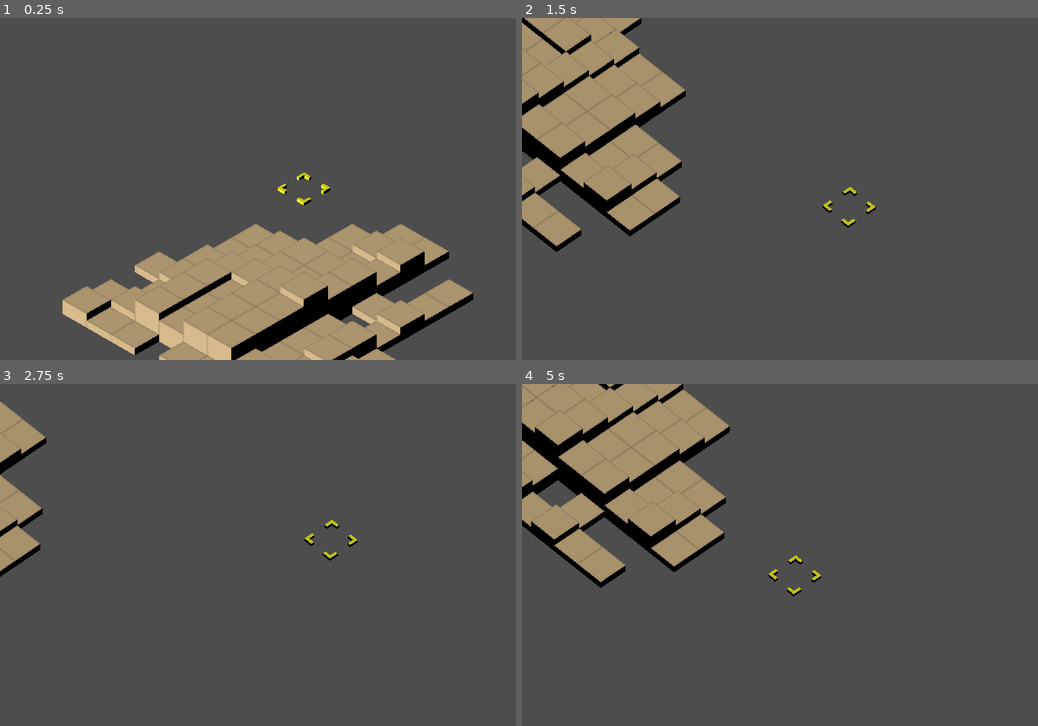
Above: before the commit, frames 1-4 (two rows, left to right).
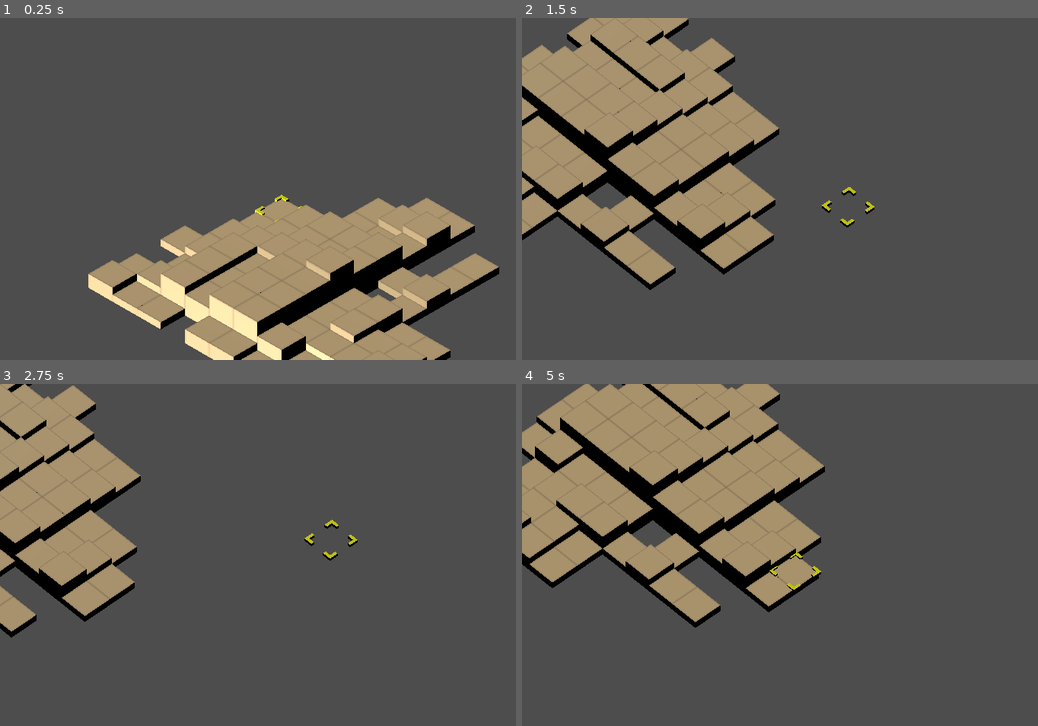
Above: after the commit, the same moments.

Repository: WeatheredSouls/GodotTactics
Game: Godot game, scene res://Scenes/Battle.tscn
Same seed, same stepped clock (60 frames per second), same inputs: the game is played once before the commit and once after it.
Inputs (mouse positions are in pixels of both pictures, inside the frame that each line leads up to):
- Up to frame 1 (0.25 s): no input
- Up to frame 2 (1.5 s): tap Enter (fire_1) at 0.5, 1.35 s; move the mouse to (960, 171) at 0.52 s; hold D (move_right) 0.53-1.28 s; hold Right mouse button (camera_activate) 0.53-1.28 s; move the mouse to (702, 206) at 1.27 s; hold S (move_down) from 1.28 s (still down)
- Up to frame 3 (2.75 s): move the mouse to (366, 479) at 2.02 s; release S (move_down) at 2.03 s; hold D (move_right) from 2.03 s (still down); tap Shift (fire_2) at 2.1 s
- Up to frame 4 (5 s): move the mouse to (795, 623) at 2.77 s; release D (move_right) at 2.78 s; hold W (move_up) 2.78-3.53 s; tap Mouse wheel down (zoom_down) at 2.85 s; move the mouse to (1007, 606) at 3.52 s; hold A (move_left) from 3.53 s (still down); tap Mouse wheel up (zoom_up) at 3.6 s; move the mouse to (645, 503) at 4.27 s; right-click (645, 503) at 4.35 s

The runs differ from the first frame. In frame 1, 18% of the frame differs, in the area x 12-97%, y 45-100%; in frame 2, 20%; in frame 3, 12%; in frame 4, 21%, in the area x 0-59%, y 0-72%.

Commit message:
Part 4 - State Machine

Diff:
--- a/Scenes/Battle.tscn
+++ b/Scenes/Battle.tscn
@@ -1,18 +1,32 @@
-[gd_scene load_steps=6 format=3 uid="uid://db0rltrumescg"]
+[gd_scene load_steps=8 format=3 uid="uid://db0rltrumescg"]
 
 [ext_resource type="Script" path="res://Scripts/Controller/BattleController.gd" id="1_jg3qk"]
 [ext_resource type="Script" path="res://Scripts/Controller/InputController.gd" id="2_6a0kt"]
 [ext_resource type="Script" path="res://Scripts/PreProduction/BoardCreator.gd" id="2_c7doe"]
+[ext_resource type="Script" path="res://Scripts/Common/State Machine/StateMachine.gd" id="2_lgpnl"]
+[ext_resource type="Script" path="res://Scripts/Controller/Battle States/InitBattleState.gd" id="3_nwvsw"]
+[ext_resource type="Script" path="res://Scripts/Controller/Battle States/MoveTargetState.gd" id="4_2n2ph"]
 [ext_resource type="Script" path="res://Scripts/Controller/CameraController.gd" id="4_85yja"]
-[ext_resource type="Script" path="res://Scripts/Test/Test.gd" id="5_cfr8g"]
 
 [node name="Battle" type="Node3D"]
 
-[node name="Battle Controller" type="Node" parent="." node_paths=PackedStringArray("board", "inputController", "cameraController")]
+[node name="Battle Controller" type="Node" parent="." node_paths=PackedStringArray("board", "inputController", "cameraController", "stateMachine", "startState")]
 script = ExtResource("1_jg3qk")
 board = NodePath("Board")
 inputController = NodePath("Input Controller")
 cameraController = NodePath("Camera Controller")
+stateMachine = NodePath("State Machine")
+startState = NodePath("State Machine/Init Battle State")
+
+[node name="State Machine" type="Node" parent="Battle Controller"]
+script = ExtResource("2_lgpnl")
+
+[node name="Init Battle State" type="Node" parent="Battle Controller/State Machine" node_paths=PackedStringArray("moveTargetState")]
+script = ExtResource("3_nwvsw")
+moveTargetState = NodePath("../Move Target State")
+
+[node name="Move Target State" type="Node" parent="Battle Controller/State Machine"]
+script = ExtResource("4_2n2ph")
 
 [node name="Input Controller" type="Node" parent="Battle Controller"]
 script = ExtResource("2_6a0kt")
@@ -36,6 +50,3 @@
 transform = Transform3D(1, 0, 0, 0, 1, 0, 0, 0, 1, 0, 0, 10)
 projection = 1
 size = 10.0
-
-[node name="Test" type="Node" parent="Battle Controller"]
-script = ExtResource("5_cfr8g")
--- /dev/null
+++ b/Scripts/Common/State Machine/State.gd
@@ -0,0 +1,17 @@
+class_name State
+extends Node
+
+func Enter():
+	AddListeners()
+
+func Exit():
+	RemoveListeners()
+
+func _exit_tree():
+	RemoveListeners()
+
+func AddListeners():
+	pass
+
+func RemoveListeners():
+	pass
--- /dev/null
+++ b/Scripts/Common/State Machine/StateMachine.gd
@@ -0,0 +1,16 @@
+class_name StateMachine
+extends Node
+
+var _currentState: State
+
+func ChangeState(newState: State) -> void:
+	if _currentState == newState:
+		return
+
+	if _currentState:
+		_currentState.Exit()
+
+	_currentState = newState
+
+	if _currentState:
+		_currentState.Enter()
--- a/Scripts/Test/Test.gd
+++ b/Scripts/Controller/Battle States/BattleState.gd
@@ -1,36 +1,42 @@
-extends Node
+extends State
+class_name BattleState
 
 var _owner: BattleController
 
 func _ready():
-	_owner = get_node("../")
-
-	var saveFile = _owner.board.savePath + _owner.board.fileName
-	_owner.board.LoadMap(saveFile)
-
-	_owner.cameraController.setFollow(_owner.board.marker)
-
-	AddListeners()
-
-func _exit_tree():
-	RemoveListeners()
+	_owner = get_node("../../")
 
 func AddListeners():
 	_owner.inputController.moveEvent.connect(OnMove)
 	_owner.inputController.fireEvent.connect(OnFire)
 	_owner.inputController.quitEvent.connect(OnQuit)
+	_owner.inputController.cameraZoomEvent.connect(Zoom)
+	_owner.inputController.cameraRotateEvent.connect(Orbit)
 
 func RemoveListeners():
 	_owner.inputController.moveEvent.disconnect(OnMove)
 	_owner.inputController.fireEvent.disconnect(OnFire)
 	_owner.inputController.quitEvent.disconnect(OnQuit)
+	_owner.inputController.cameraZoomEvent.disconnect(Zoom)
+	_owner.inputController.cameraRotateEvent.disconnect(Orbit)
 
 func OnMove(e:Vector2i):
-	var rotatedPoint = _owner.cameraController.AdjustedMovement(e)
-	_owner.board.pos += rotatedPoint
+	pass
 
 func OnFire(e:int):
-	print("Fire: " + str(e))
+	pass
+
+func Zoom(scroll: int):
+	pass
+
+func Orbit(direction: Vector2):
+	pass
+
+func SelectTile(p:Vector2i):
+	if _owner.board.pos == p:
+		return
+
+	_owner.board.pos = p
 
 func OnQuit():
 	get_tree().quit()
--- /dev/null
+++ b/Scripts/Controller/Battle States/InitBattleState.gd
@@ -0,0 +1,17 @@
+extends BattleState
+@export var moveTargetState: State
+
+func Enter():
+	super()
+	Init()
+
+func Init():
+	var saveFile = _owner.board.savePath + _owner.board.fileName
+	_owner.board.LoadMap(saveFile)
+
+	var p:Vector2i = _owner.board.tiles.keys()[0]
+	SelectTile(p)
+
+	_owner.cameraController.setFollow(_owner.board.marker)
+
+	_owner.stateMachine.ChangeState(moveTargetState)
--- /dev/null
+++ b/Scripts/Controller/Battle States/MoveTargetState.gd
@@ -0,0 +1,14 @@
+extends BattleState
+
+func OnMove(e:Vector2i):
+	var rotatedPoint = _owner.cameraController.AdjustedMovement(e)
+	SelectTile(rotatedPoint + _owner.board.pos)
+
+func OnFire(e:int):
+	print("Fire: " + str(e))
+
+func Zoom(scroll: int):
+	_owner.cameraController.Zoom(scroll)
+
+func Orbit(direction: Vector2):
+	_owner.cameraController.Orbit(direction)
--- a/Scripts/Controller/BattleController.gd
+++ b/Scripts/Controller/BattleController.gd
@@ -4,3 +4,9 @@
 @export var board: BoardCreator
 @export var inputController: InputController
 @export var cameraController: CameraController
+
+@export var stateMachine: StateMachine
+@export var startState: State
+
+func _ready():
+	stateMachine.ChangeState(startState)
--- a/Scripts/Controller/CameraController.gd
+++ b/Scripts/Controller/CameraController.gd
@@ -1,7 +1,5 @@
 extends Node
 class_name CameraController
-
-var _owner: BattleController
 
 @export var _followSpeed: float = 3.0
 var _follow: Node3D
@@ -13,14 +11,6 @@
 var _minPitch = -90
 var _maxPitch = 0
 
-func _ready():
-	_owner = get_node("../")
-	Zoom(0)
-	AddListeners()
-
-func _exit_tree():
-	RemoveListeners()
-
 func _process(delta):
 	if _follow:
 		self.position = self.position.lerp(_follow.position, _followSpeed * delta)
@@ -28,14 +18,6 @@
 func setFollow(follow: Node3D):
 	if follow:
 		_follow = follow
-
-func AddListeners():
-	_owner.inputController.cameraZoomEvent.connect(Zoom)
-	_owner.inputController.cameraRotateEvent.connect(Orbit)
-
-func RemoveListeners():
-	_owner.inputController.cameraZoomEvent.disconnect(Zoom)
-	_owner.inputController.cameraRotateEvent.disconnect(Orbit)
 
 func Zoom(scroll: int):
 	_zoom = clamp(_zoom + scroll,_minZoom, _maxZoom )
Not shown, added: Scripts/Test/.gitignore
